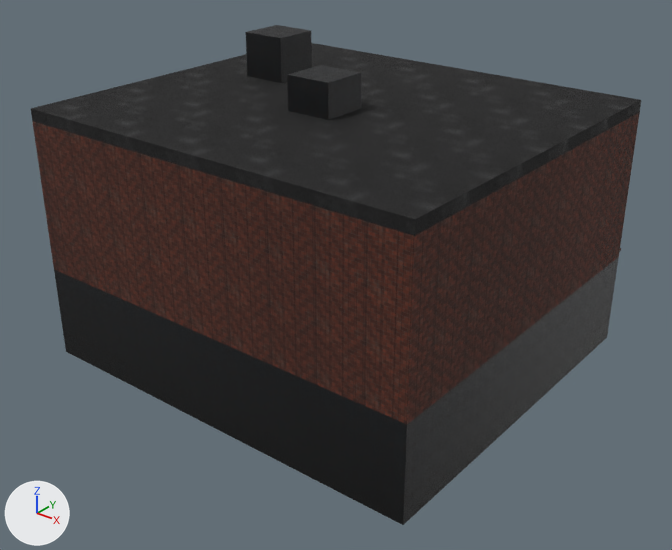
What one commit did to the glTF model godot/assets/city/realism/market_habitat_lod1.glb.
Before and after are seen from a camera (50 mm lens) standing at (22.3, -36.2, 20.9) and looking at (0.2, -8.6, 3.7). Lighting does not change. The marker at lower left points along +X, +Y and +Z. The older version comes first.

Names of what the first picture shows: 'market_habitat_lod1'.
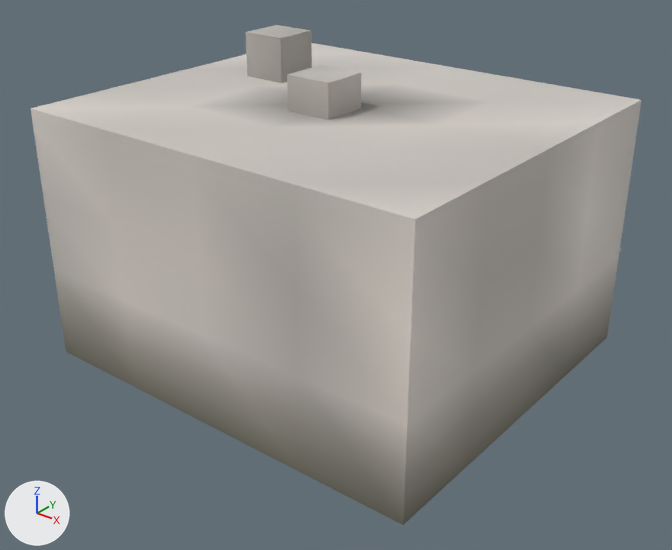
Where the change shows, as pixel boxes [x1, y1, x2, y2] in the pictures (672 x 550 px):
'market_habitat_lod1', surface changed (lighter)
    both: [31, 25, 641, 525]

The change, as a list of edits to the scene's bpy script:
```text
Change mat_steel_structure:
    remove # nodes: BsdfPrincipled, Mix, NormalMap, OutputMaterial, SeparateColor, TexImage x3, VertexColor
    remove # uses the picture img_steel_structure_albedo
    remove # uses the picture img_steel_structure_normal
    remove # uses the picture img_steel_structure_orm
    nodes: BsdfPrincipled, OutputMaterial, VertexColor
Change mat_brick:
    remove # nodes: BsdfPrincipled, Mix, NormalMap, OutputMaterial, SeparateColor, TexImage x3, VertexColor
    remove # uses the picture img_brick_albedo
    remove # uses the picture img_brick_normal
    remove # uses the picture img_brick_orm
    nodes: BsdfPrincipled, OutputMaterial, VertexColor
Change mat_roof_membrane:
    remove # nodes: BsdfPrincipled, Mix, NormalMap, OutputMaterial, SeparateColor, TexImage x3, VertexColor
    remove # uses the picture img_roof_membrane_albedo
    remove # uses the picture img_roof_membrane_normal
    remove # uses the picture img_roof_membrane_orm
    nodes: BsdfPrincipled, OutputMaterial, VertexColor
```
